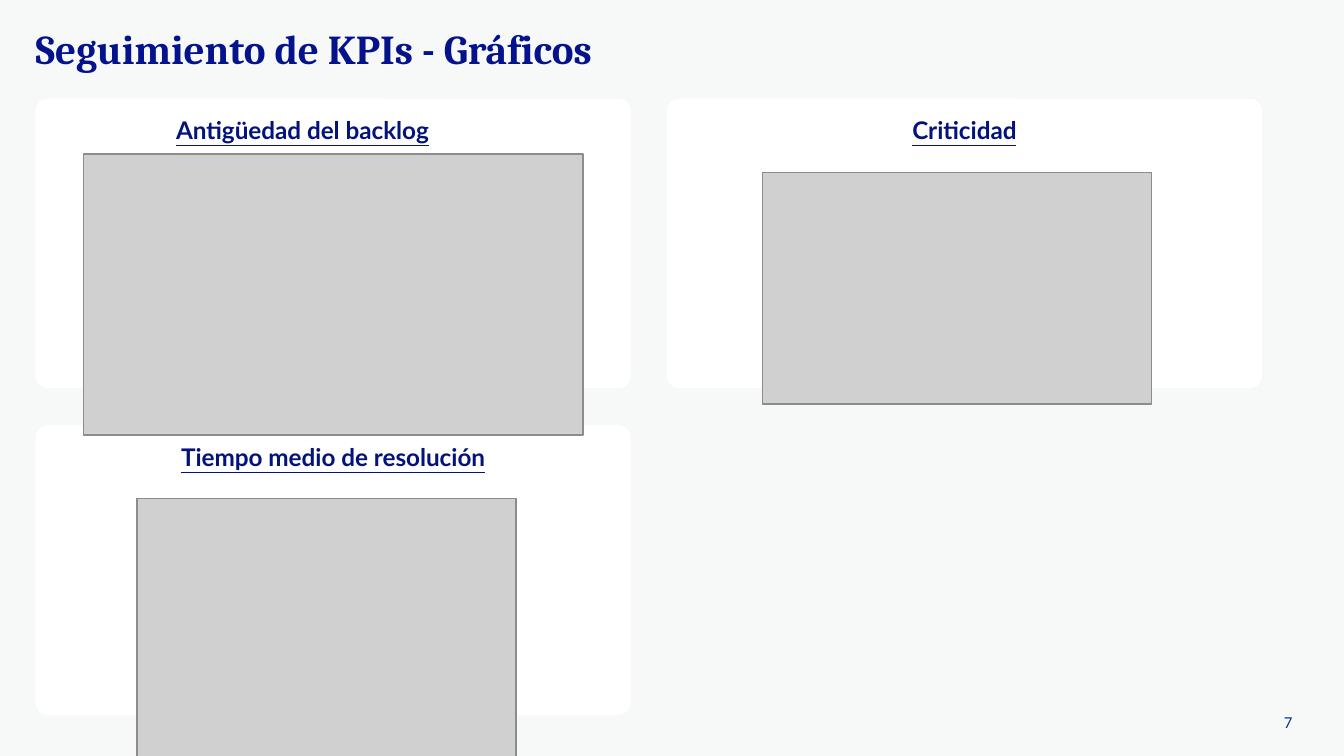
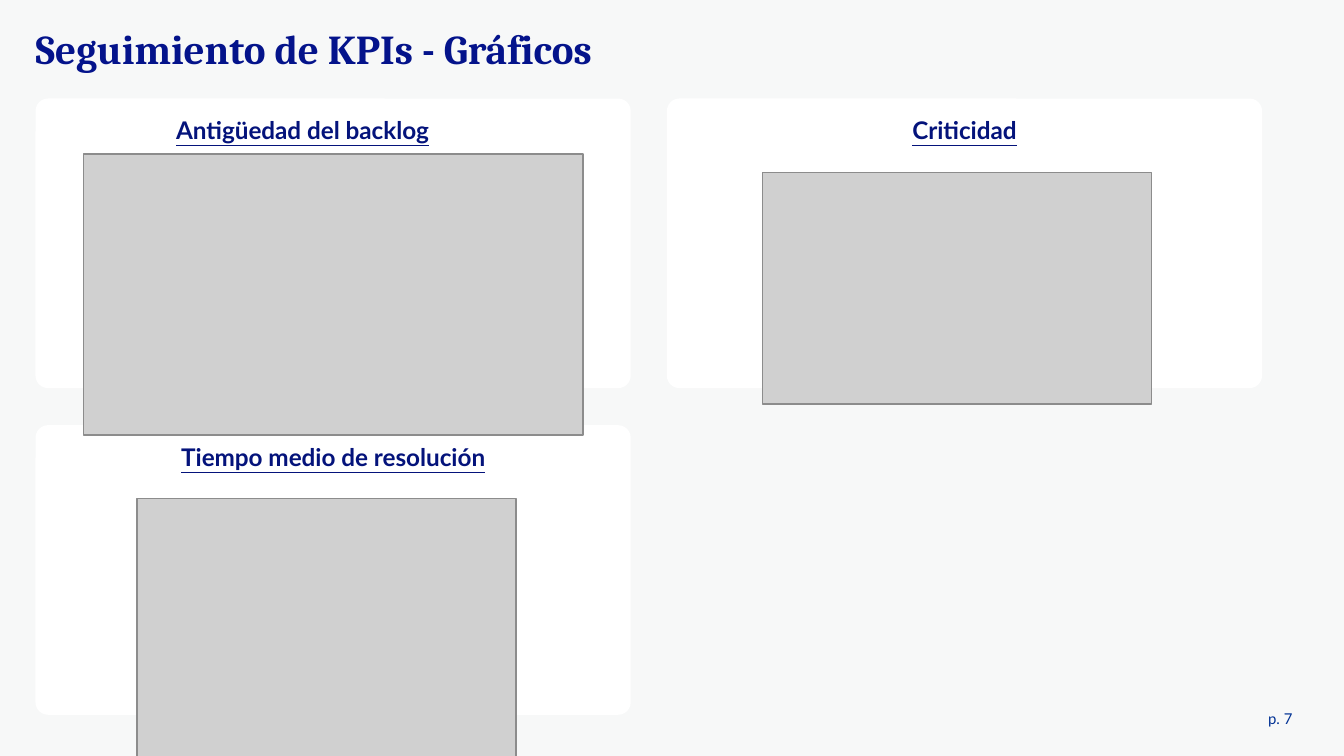
Before and after one commit to felixdelbarrio/bug-resolution-radar, a slide deck: slide 7 of src/bug_resolution_radar/reports/templates/Seguimiento de incidencias del periodo.pptx. Drawn at 1344x756 pixels with LibreOffice and Linux fonts; fonts in the diff are those of the drawing; grey boxes stand for pictures. Boxes give left, top, right and bottom in pixels: in the first picture for what was removed or moved away, otherwise in the second. Text is boxed around its words. In the diff, an @@ line names an element or a change of style, - is before the commit and + after.

```diff
--- a/src/bug_resolution_radar/reports/templates/Seguimiento de incidencias del periodo.pptx
+++ b/src/bug_resolution_radar/reports/templates/Seguimiento de incidencias del periodo.pptx
@@ page number added at (1268, 713, 1293, 727), 8 pt, text #003194 @@
+p. 7
@@ page number removed at (1284, 717, 1293, 728) @@
-7
```
Also in this commit, not shown: 6 other slides changed.
